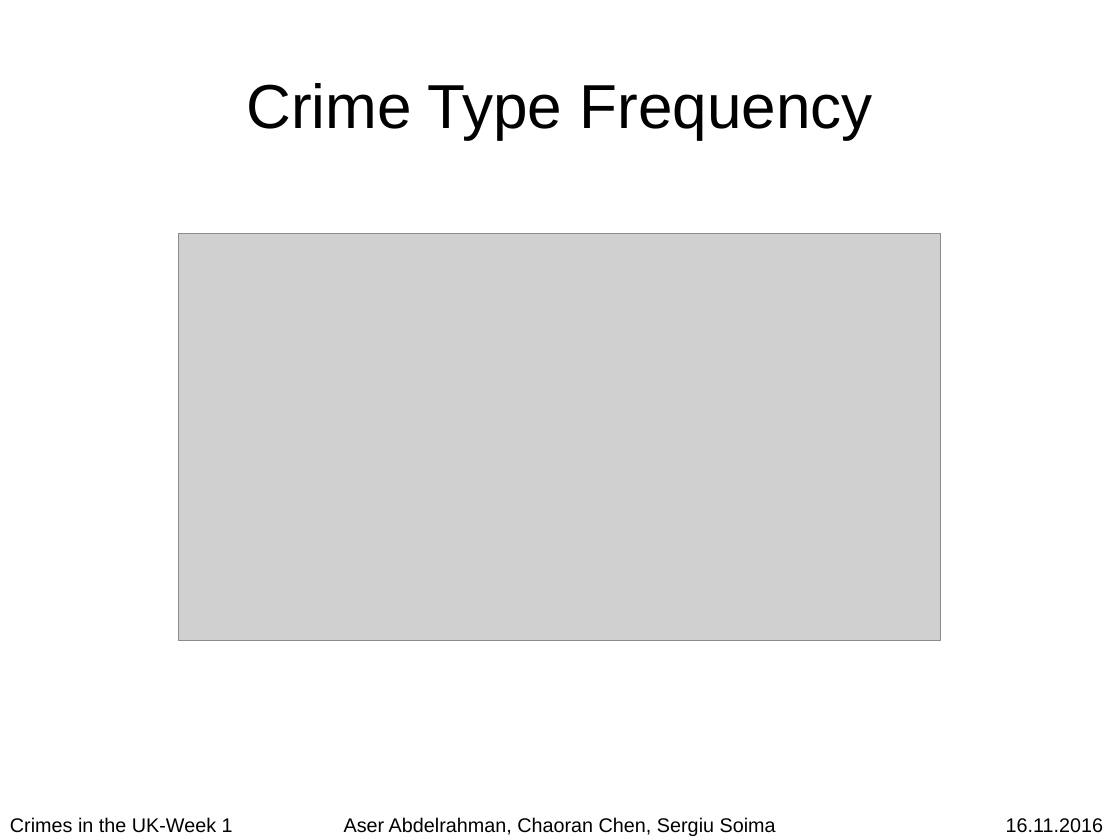
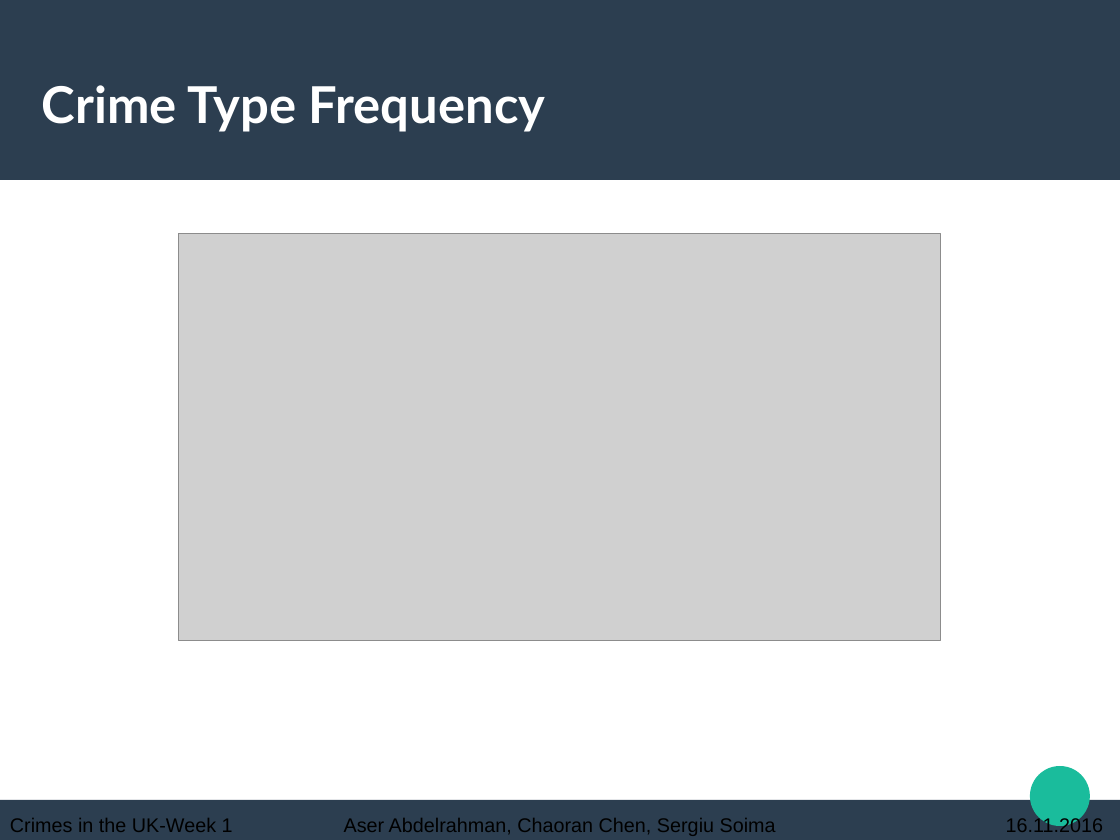
Before and after one commit to chaoran-chen/data-mining-lab-ws1617-crimes-in-uk, a slide deck: slide 4 of wiki/week-01/week-01-presentation.odp. Drawn at 1120x840 pixels with LibreOffice and Linux fonts; fonts in the diff are those of the drawing; grey boxes stand for pictures. Boxes give left, top, right and bottom in pixels: in the first picture for what was removed or moved away, otherwise in the second. Text is boxed around its words. In the diff, an @@ line names an element or a change of style, - is before the commit and + after.

```diff
--- a/wiki/week-01/week-01-presentation.odp
+++ b/wiki/week-01/week-01-presentation.odp
@@ rectangle added at box(0, 0, 1120, 180), fill #2C3E50 @@
@@ title "Crime Type Frequency" at box(42, 85, 546, 132): size 44 to 36 pt, font Arial to Lato, text colour #000000 to #FFFFFF, bold on; alignment centre to left @@
@@ ellipse added at box(1031, 766, 1091, 826), fill #1ABC9C @@
@@ rectangle added at box(0, 800, 1120, 839), fill #2C3E50 @@
```
Also in this commit, not shown: 7 other slides changed, 3 slides added.
